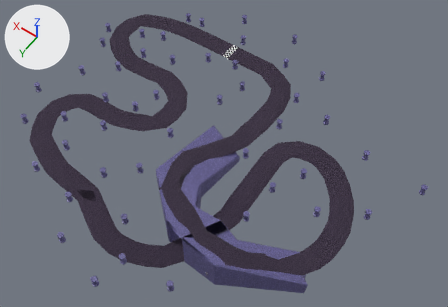
An edit to the glTF model models/yargtrack main.glb, drawn before and after from the same camera.
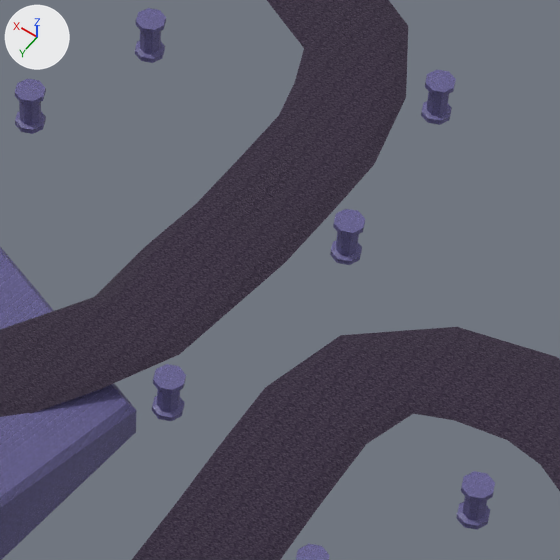
Old and new are each drawn whole from a 50 mm lens placed at (-61.9, 94.9, 117.5), pointed at (-8.1, 19.5, -0.8) and again close up on the part from 48% to 71% of the width and 26% to 60% of the height. Arrows for +X, +Y and +Z are at upper left; the lights stay in place. Vertices at the same position are counted once.
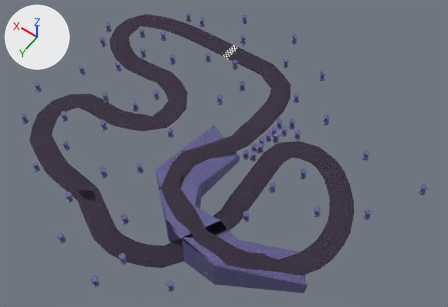
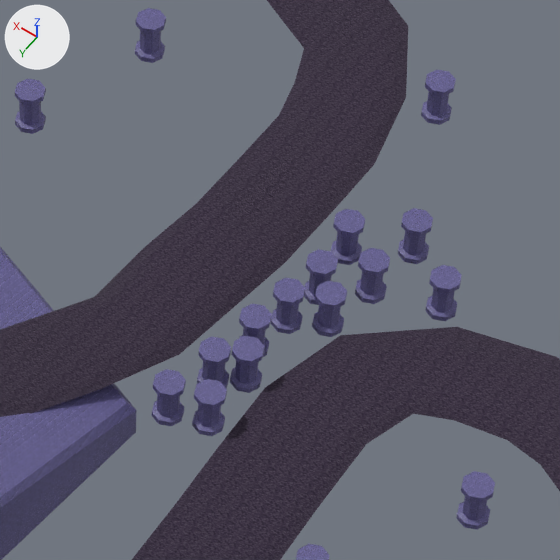
What differs and where, as boxes (x1, y1, x2, y2) in the close-ups (560 x 560 px; the box of a moved part takes in the faces that stretch with it):
part 1 of me_cube, added (blue)
    after: (197, 337, 231, 388)
part 2 of me_cube, added (blue)
    after: (239, 304, 272, 357)
part 3 of me_cube, added (blue)
    after: (271, 278, 305, 334)
part 4 of me_cube, added (blue)
    after: (304, 249, 338, 305)
part 5 of me_cube, added (blue)
    after: (355, 248, 390, 304)
part 6 of me_cube, added (blue)
    after: (312, 281, 347, 337)
part 7 of me_cube, added (blue)
    after: (230, 336, 265, 393)
part 8 of me_cube, added (blue)
    after: (192, 379, 227, 436)
part 9 of me_cube, added (blue)
    after: (426, 265, 462, 321)
part 10 of me_cube, added (blue)
    after: (398, 208, 433, 264)
part 11 of me_cube, moved or reshaped
    before: (152, 364, 186, 421)
    after: (152, 369, 186, 426)

The change in detail:
me_cube is used by ob_cube; location (0.0, 0.0, 0.0).
me_cube had 3605 vertices, 7399 faces and spanned x -52.7..44.5, y -24.1..63.9, z -4.6..6.1.
me_cube now has 4195 vertices, 8599 faces and spans x -52.7..44.5, y -24.1..63.9, z -4.6..6.1.
me_cube part 1: the loose piece of 59 vertices spanning x -13.7..-12.2, y 16.5..18.0, z -0.8..1.5 is copied, and the copy is moved by (-0.7, -2.6, -0.1); it spans x -14.4..-12.9, y 14.0..15.4, z -0.9..1.4.
me_cube part 2: the loose piece of 59 vertices spanning x -13.7..-12.2, y 16.5..18.0, z -0.8..1.5 is copied, and the copy is moved by (-1.2, -5.2, 0.0); it spans x -14.8..-13.3, y 11.4..12.9, z -0.8..1.5.
me_cube part 3: the loose piece of 59 vertices spanning x -15.5..-14.0, y 4.6..6.1, z -0.1..2.2 is copied, and the copy is moved by (0.3, 4.6, -0.7); it spans x -15.2..-13.7, y 9.2..10.7, z -0.8..1.5.
me_cube part 4: the loose piece of 59 vertices spanning x -15.5..-14.0, y 4.6..6.1, z -0.1..2.2 is copied, and the copy is moved by (0.0, 2.3, -0.7); it spans x -15.6..-14.1, y 6.9..8.4, z -0.8..1.5.
me_cube part 5: the loose piece of 59 vertices spanning x -15.5..-14.0, y 4.6..6.1, z -0.1..2.2 is copied, and the copy is moved by (-1.9, 0.8, -0.7); it spans x -17.4..-16.0, y 5.4..6.9, z -0.8..1.5.
me_cube part 6: the loose piece of 59 vertices spanning x -15.5..-14.0, y 4.6..6.1, z -0.1..2.2 is copied, and the copy is moved by (-1.4, 3.6, -0.7); it spans x -16.9..-15.4, y 8.2..9.7, z -0.8..1.5.
me_cube part 7: the loose piece of 59 vertices spanning x -13.7..-12.2, y 16.5..18.0, z -0.8..1.5 is copied, and the copy is moved by (-2.0, -3.4, 0.0); it spans x -15.6..-14.1, y 13.1..14.6, z -0.8..1.5.
me_cube part 8: the loose piece of 59 vertices spanning x -13.7..-12.2, y 16.5..18.0, z -0.8..1.5 is copied, and the copy is moved by (-1.9, -0.5, -0.2); it spans x -15.5..-14.0, y 16.1..17.6, z -1.0..1.3.
me_cube part 9: the loose piece of 59 vertices spanning x -15.5..-14.0, y 4.6..6.1, z -0.1..2.2 is copied, and the copy is moved by (-5.1, -0.2, -0.7); it spans x -20.7..-19.2, y 4.4..5.9, z -0.8..1.5.
me_cube part 10: the loose piece of 59 vertices spanning x -15.5..-14.0, y 4.6..6.1, z -0.1..2.2 is copied, and the copy is moved by (-2.3, -2.4, -0.7); it spans x -17.8..-16.3, y 2.2..3.7, z -0.8..1.5.
Part 11, on me_cube:
34 vertices in x -13.7..-12.2, y 16.5..18.0, z -0.8..1.5 move by (0.0, 0.0, -0.4).
25 vertices in x -13.4..-12.4, y 16.8..17.8, z -0.5..1.1 move by (0.0, 0.0, -0.3).
